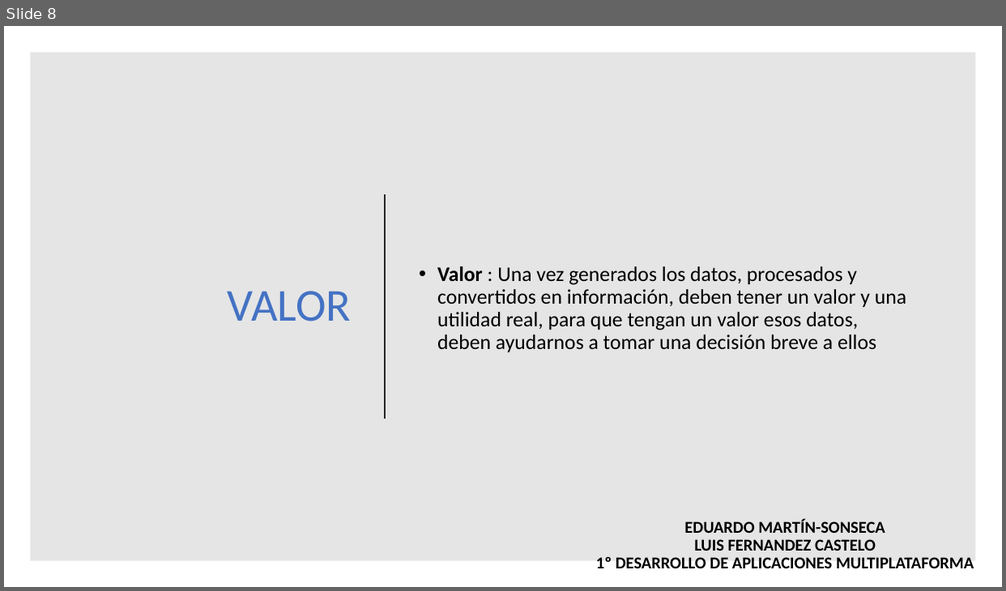
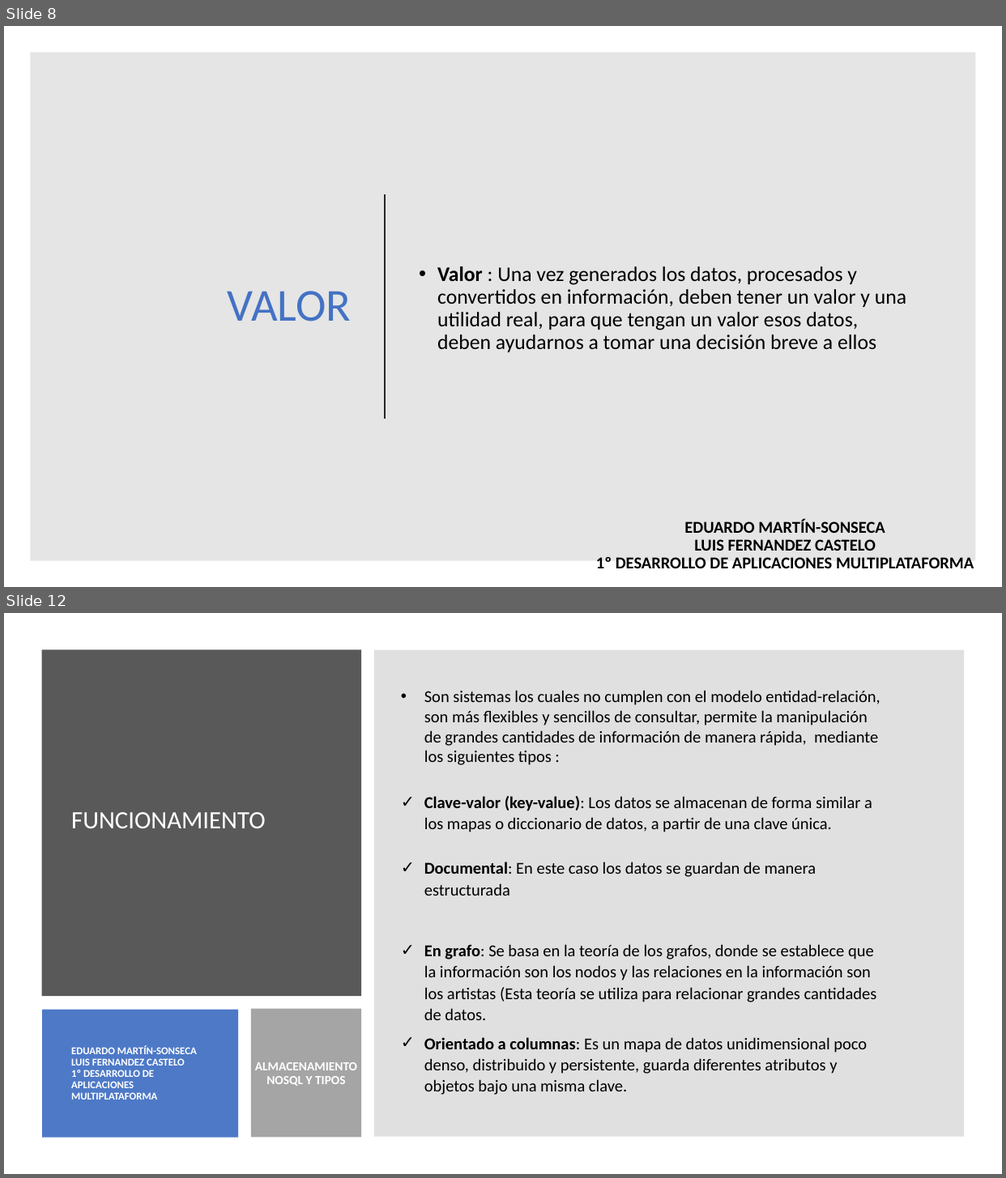
Before and after one commit to maraloeDev/Grado_SuperiorDAM, a slide deck: Bases de Datos/1º Evaluación/Ejercicios/Ejercicio2/Explotación de bases de datos Big Data.pptx. Shown one above the other, each under a label of ours: slide 8 before the commit, slides 8 and 12 after it; the slides between them are not shown. The pictures are 1006x591 and 1006x1178 pixels, drawn with LibreOffice and Linux fonts; fonts in the diff are those of the drawing. Boxes give left, top, right and bottom in pixels: in the first picture for what was removed or moved away, otherwise in the second. Text is boxed around its words. In the diff, an @@ line names an element or a change of style, - is before the commit and + after.

```diff
--- a/Bases de Datos/1º Evaluación/Ejercicios/Ejercicio2/Explotación de bases de datos Big Data.pptx
+++ b/Bases de Datos/1º Evaluación/Ejercicios/Ejercicio2/Explotación de bases de datos Big Data.pptx
@@ slide 12 added at (x1=4, y1=613, x2=1002, y2=1174), background #FFFFFF @@
@@ rectangle added at (x1=42, y1=649, x2=362, y2=996), fill #595959 @@
@@ rectangle added at (x1=374, y1=649, x2=965, y2=1137), fill #7F7F7F at 24% opacity @@
@@ text added at (x1=424, y1=690, x2=880, y2=765), 16 pt, text #000000 @@
+• Son sistemas los cuales no cumplen con el modelo entidad-relación, son más flexibles y sencillos de consultar, permite la manipulación de grandes cantidades de información de manera rápida, mediante los siguientes tipos :
@@ text added at (x1=424, y1=796, x2=872, y2=833), 16 pt, text #000000 @@
+✓ Clave-valor (key-value): Los datos se almacenan de forma similar a los mapas o diccionario de datos, a partir de una clave única.
@@ title added at (x1=71, y1=812, x2=265, y2=828), 24 pt, text #FFFFFF @@
+FUNCIONAMIENTO
@@ text added at (x1=424, y1=862, x2=816, y2=896), 16 pt, text #000000 @@
+✓ Documental: En este caso los datos se guardan de manera estructurada
@@ text added at (x1=424, y1=944, x2=877, y2=1020), 16 pt, text #000000 @@
+✓ En grafo: Se basa en la teoría de los grafos, donde se establece que la información son los nodos y las relaciones en la información son los artistas (Esta teoría se utiliza para relacionar grandes cantidades de datos.
@@ rectangle added at (x1=42, y1=1010, x2=238, y2=1138), fill #4472C4 at 95% opacity @@
@@ rectangle added at (x1=251, y1=1009, x2=362, y2=1138), fill #A5A5A5 @@
@@ text added at (x1=71, y1=1046, x2=197, y2=1100), 10 pt, text #FFFFFF, bold @@
+EDUARDO MARTÍN-SONSECA
+LUIS FERNANDEZ CASTELO
+1º DESARROLLO DE APLICACIONES MULTIPLATAFORMA
@@ text added at (x1=424, y1=1037, x2=867, y2=1095), 16 pt, text #000000 @@
+✓ Orientado a columnas: Es un mapa de datos unidimensional poco denso, distribuido y persistente, guarda diferentes atributos y objetos bajo una misma clave.
@@ text added at (x1=255, y1=1063, x2=357, y2=1086), 12 pt, text #FFFFFF, bold @@
+ALMACENAMIENTO NOSQL Y TIPOS
```
Also in this commit, not shown: 4 slides changed, 3 other slides added, 1 slide removed.
